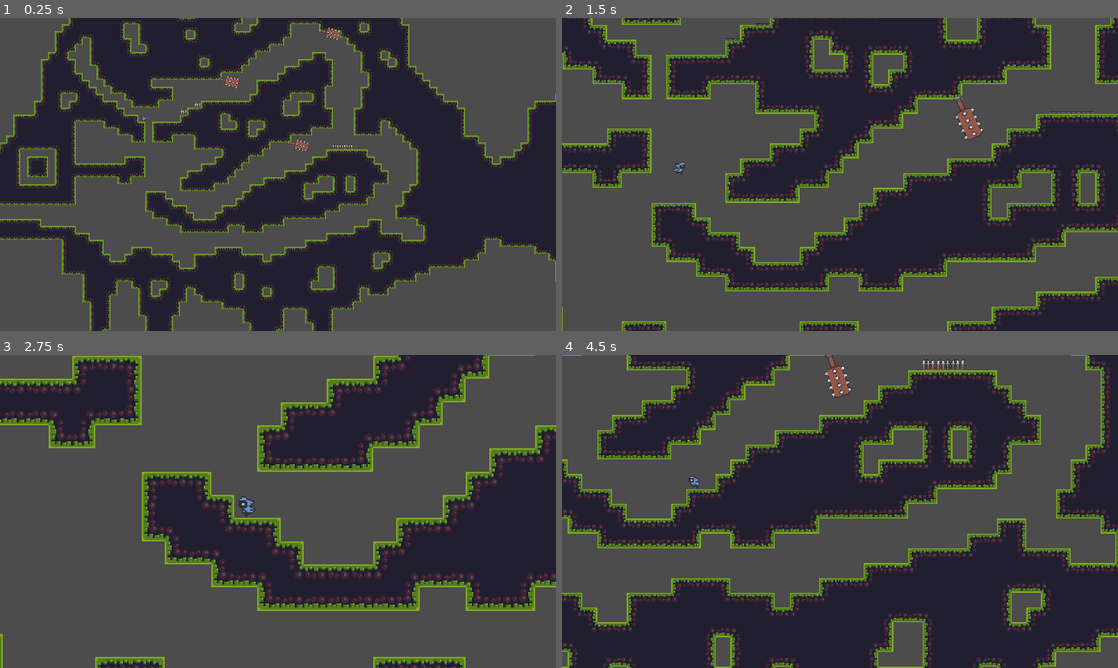
Above: before the commit, frames 1-4 (two rows, left to right).
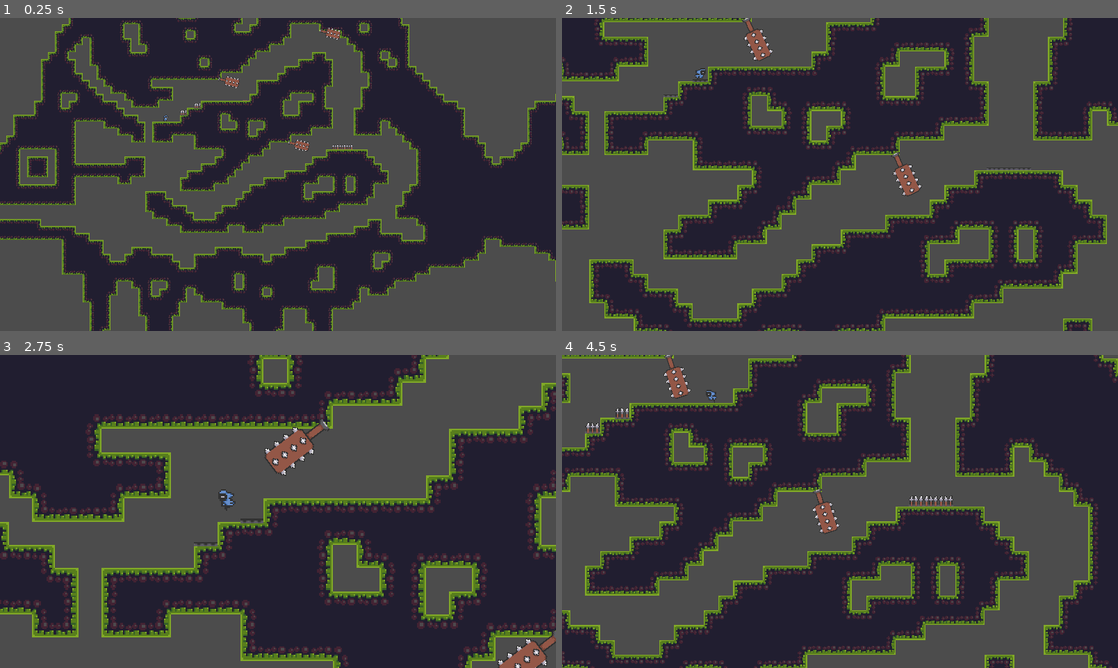
Above: after the commit, the same moments.

Repository: getdoorimed/GODOT2
Game: Godot game, scene res://Scenes/World.tscn
Two runs of this game, one before a commit and one after it. Both use one fixed random seed, a clock stepped at 60 frames per second and the inputs below.
Inputs:
- Up to frame 1 (0.25 s): no input
- Up to frame 2 (1.5 s): hold D (right) from 0.53 s (still down); tap Z (zoom) at 0.6, 1.35 s; tap Space (jump) at 0.77 s
- Up to frame 3 (2.75 s): tap Space (jump) at 1.52 s; release D (right) at 2.03 s; hold Left (left) from 2.03 s (still down); tap Z (zoom) at 2.1 s
- Up to frame 4 (4.5 s): release Left (left) at 2.78 s; hold D (right) 2.78-4.28 s; tap Z (zoom) at 2.85, 3.6, 4.35 s; tap Space (jump) at 3.02, 3.77 s; hold Left (left) from 4.28 s (still down)

The runs differ from the first frame. In frame 1, less than 0.1% of the frame differs, in the area x 25-45%, y 26-34%; in frame 2, 61%; in frame 3, 62%; in frame 4, 63%, in the area x 0-100%, y 0-100%.

Commit message:
Update World.tscn

Diff:
--- a/Scenes/World.tscn
+++ b/Scenes/World.tscn
@@ -245,7 +245,10 @@
 [node name="World" type="Node2D"]
 
 [node name="Player" parent="." instance=ExtResource( 1 )]
-position = Vector2( 77, 87 )
+position = Vector2( 127, 88 )
+
+[node name="Area2D" parent="Player" instance=ExtResource( 5 )]
+position = Vector2( 185, -35 )
 
 [node name="StaticBody2D" type="StaticBody2D" parent="."]
 position = Vector2( 200.5, 161 )
